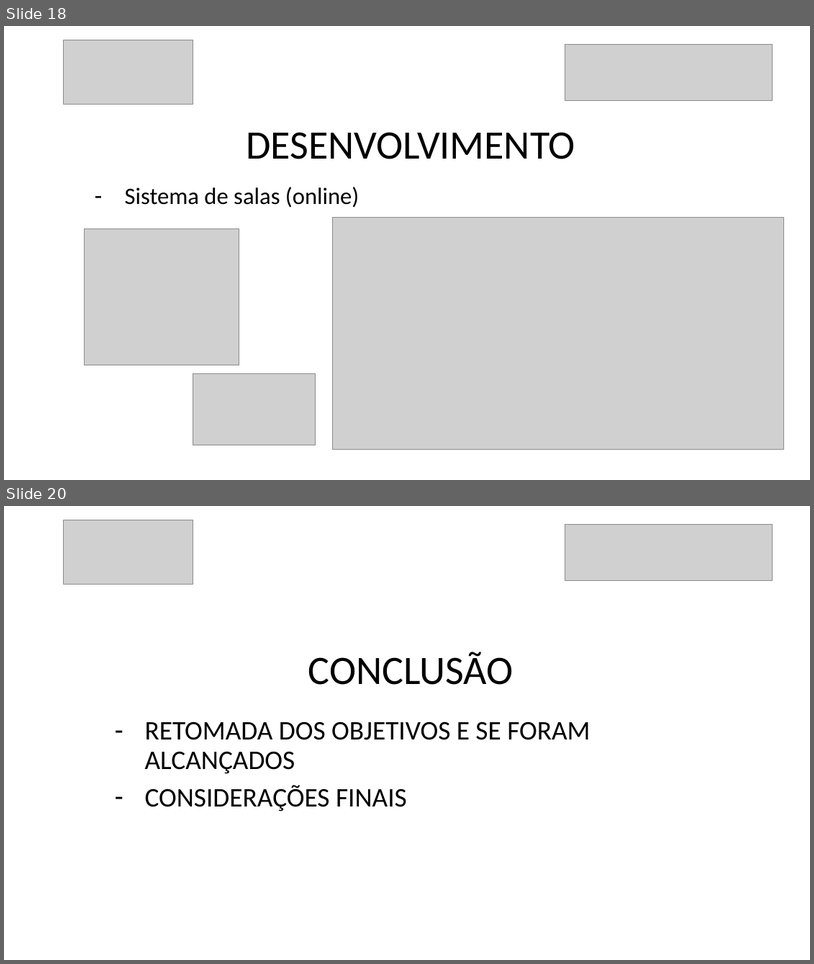
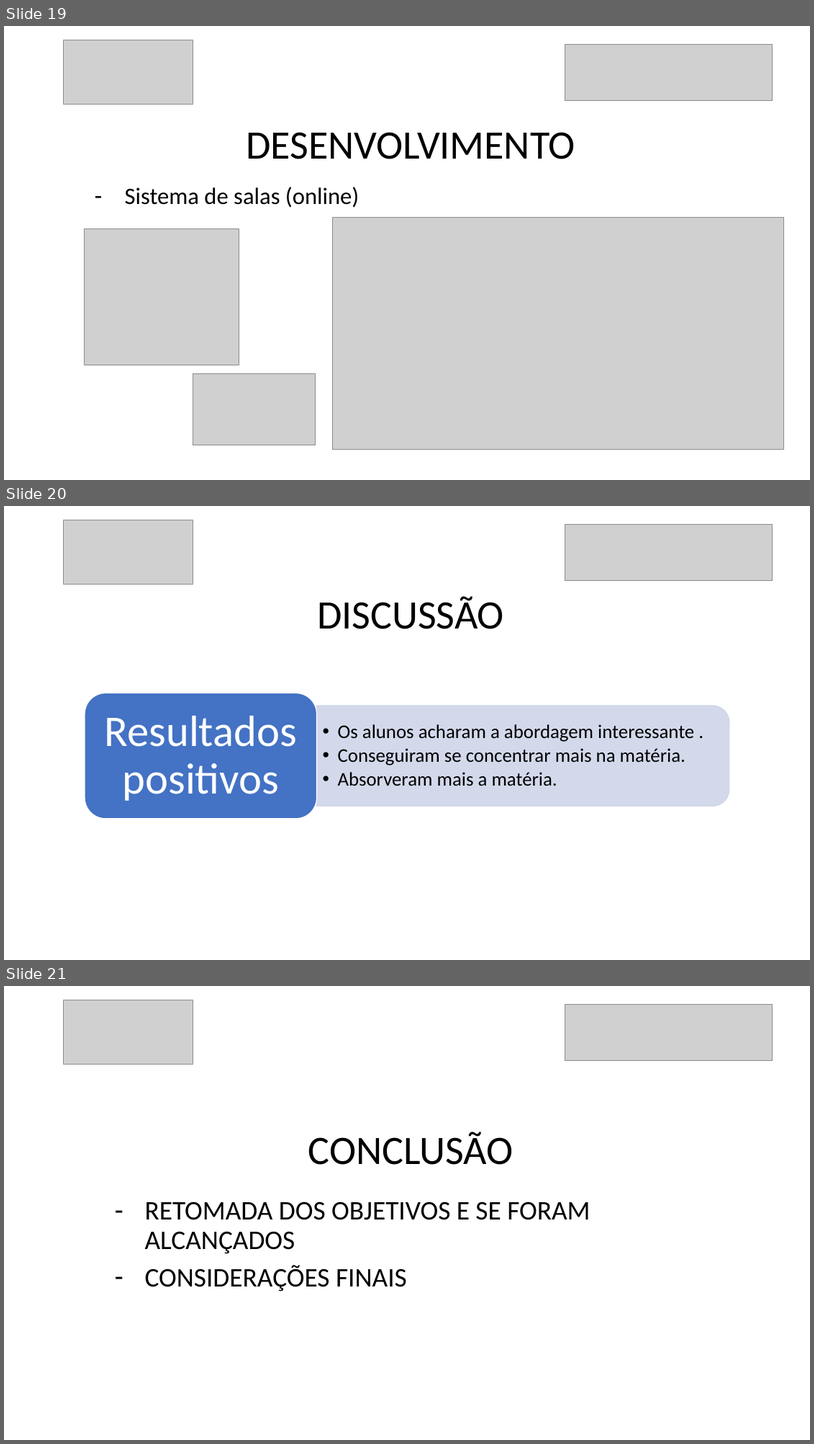
Before and after one commit to danilovaz7/curso-tecnico, a slide deck: liceu/3semestre/projeto integrador/tcc slide.pptx. Shown one above the other, each under a label of ours: slides 18 and 20 before the commit, slides 19, 20 and 21 after it; the slides between them are not shown. The pictures are 814x964 and 814x1444 pixels, drawn with LibreOffice and Linux fonts; fonts in the diff are those of the drawing; grey boxes stand for pictures. Boxes give left, top, right and bottom in pixels: in the first picture for what was removed or moved away, otherwise in the second. Text is boxed around its words. In the diff, an @@ line names an element or a change of style, - is before the commit and + after.

```diff
--- a/liceu/3semestre/projeto integrador/tcc slide.pptx
+++ b/liceu/3semestre/projeto integrador/tcc slide.pptx
@@ slide 20 added at (x1=4, y1=506, x2=810, y2=960), background #FFFFFF @@
@@ picture added at (x1=64, y1=520, x2=193, y2=584) @@
@@ picture added at (x1=566, y1=524, x2=774, y2=580) @@
@@ title added at (x1=317, y1=596, x2=504, y2=629), 48 pt, text #000000 @@
+DISCUSSÃO
@@ group added at (x1=85, y1=693, x2=730, y2=818): 2 texts, 1 round same rect, 1 rounded rectangle @@
+  • Os alunos acharam a abordagem interessante .
+  • Conseguiram se concentrar mais na matéria.
+  • Absorveram mais a matéria.
+Resultados positivos
@@ what was slide 18 is now slide 19 @@
@@ what was slide 20 is now slide 21 @@
```
Also in this commit, not shown: 1 other slide added, 1 slide removed.
